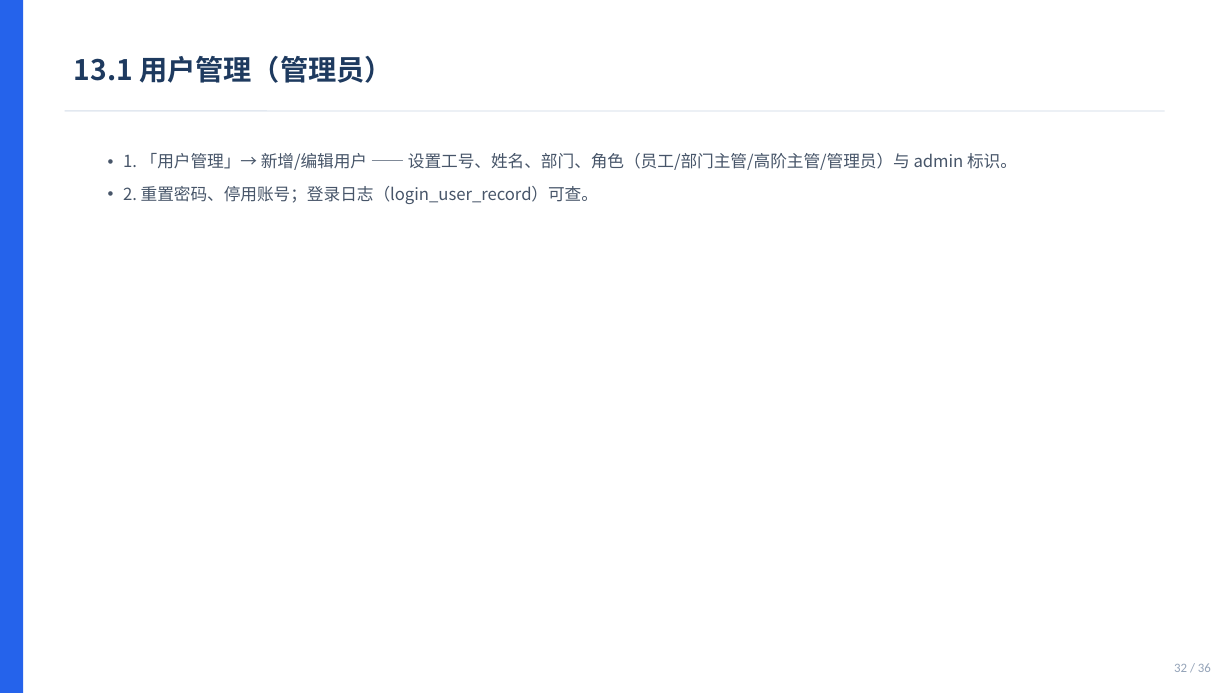
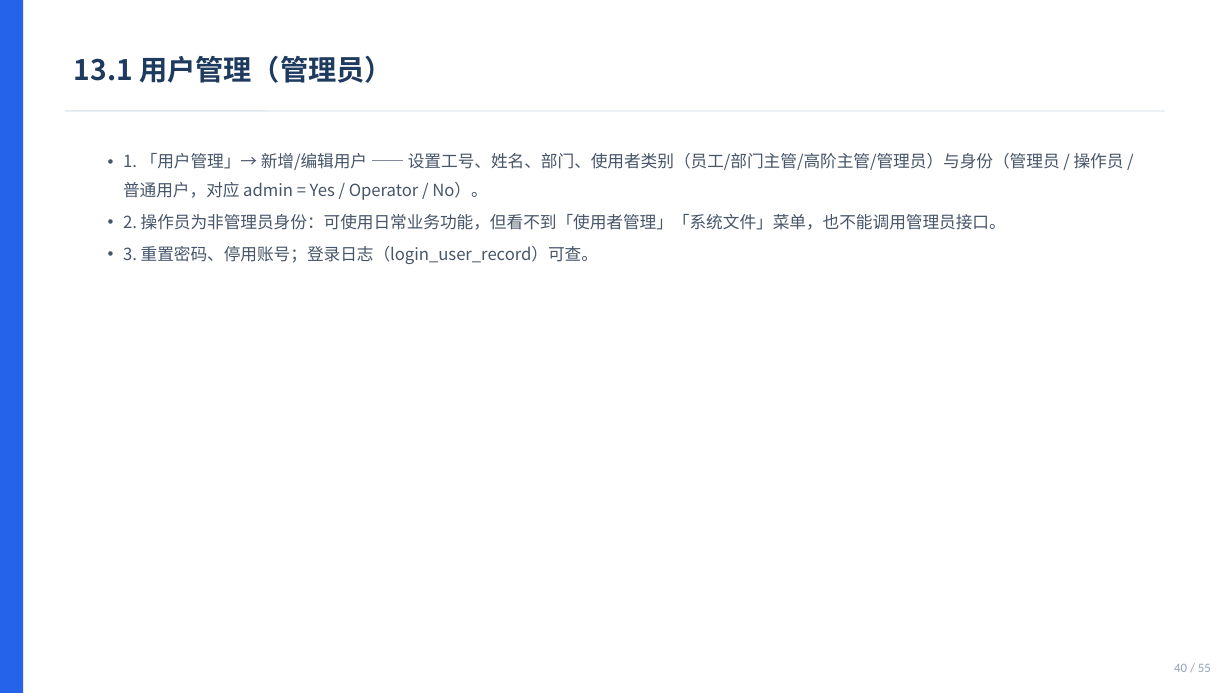
Before and after one commit to rocky1953/ERMM-finance-system, a slide deck: slide 40 of docs/ERMM_使用者操作手冊.pptx (slide 32 before the commit). Drawn at 1232x693 pixels with LibreOffice and Linux fonts; fonts in the diff are those of the drawing. Boxes give left, top, right and bottom in pixels: in the first picture for what was removed or moved away, otherwise in the second. Text is boxed around its words. In the diff, an @@ line names an element or a change of style, - is before the commit and + after.

Commit message:
docs: 同步系统手册、角色操作手册、架构图与高管简报

```diff
--- a/docs/ERMM_使用者操作手冊.pptx
+++ b/docs/ERMM_使用者操作手冊.pptx
@@ text at (123, 153, 1124, 264): text changed @@
-  • 1. 「用户管理」→ 新增/编辑用户 —— 设置工号、姓名、部门、角色（员工/部门主管/高阶主管/管理员）与 admin 标识。
-  • 2. 重置密码、停用账号；登录日志（login_user_record）可查。
+  • 1. 「用户管理」→ 新增/编辑用户 —— 设置工号、姓名、部门、使用者类别（员工/部门主管/高阶主管/管理员）与身份（管理员 / 操作员 / 普通用户，对应 admin = Yes / Operator / No）。
+  • 2. 操作员为非管理员身份：可使用日常业务功能，但看不到「使用者管理」「系统文件」菜单，也不能调用管理员接口。
+  • 3. 重置密码、停用账号；登录日志（login_user_record）可查。
@@ text at (1174, 664, 1211, 672): text changed @@
-32 / 36
+40 / 55
```
Also in this commit, not shown: 30 other slides changed, 19 slides added, 28 other files.
